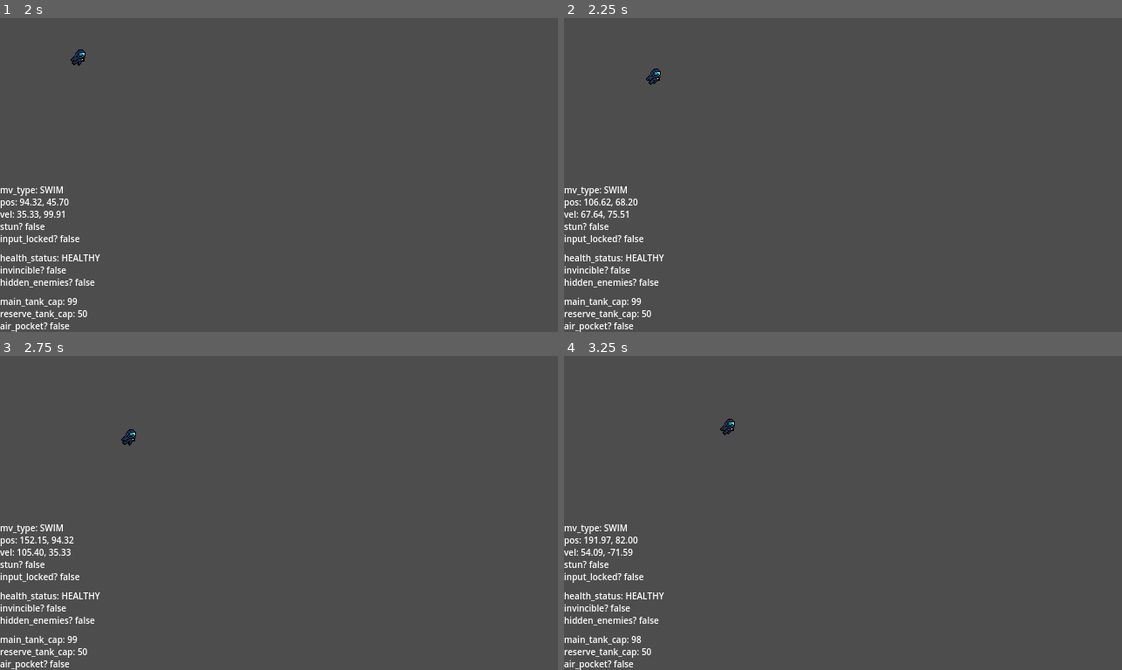
Above: before the commit, frames 1-4 (two rows, left to right).
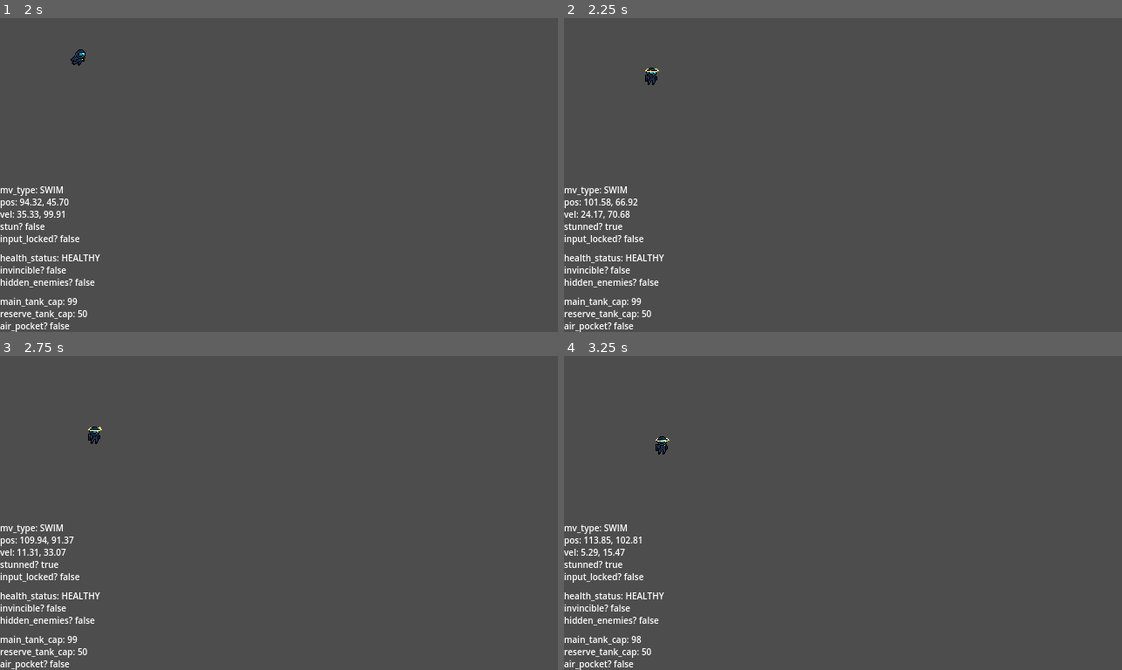
Above: after the commit, the same moments.

Repository: Absolute-Cinema-GameDev/callisto-game
Game: Godot game, scene res://scenes/entities/player/player.tscn
Two runs of this game, one before a commit and one after it. Both use one fixed random seed, a clock stepped at 60 frames per second and the inputs below. This scene is started directly instead of the project's main scene.
Inputs:
- Up to frame 1 (2 s): tap Enter at 0.5 s; hold D (move_right) 0.53-1.28 s; hold Space (interact) 0.53-1.28 s; hold S (move_down) from 1.28 s (still down); tap Space (interact) at 1.35 s
- Up to frame 2 (2.25 s): release S (move_down) at 2.03 s; hold D (move_right) from 2.03 s (still down); hold Space (interact) from 2.03 s (still down)
- Up to frame 3 (2.75 s): keep holding D (move_right); keep holding Space (interact)
- Up to frame 4 (3.25 s): release D (move_right) at 2.78 s; release Space (interact) at 2.78 s; hold W (move_up) from 2.78 s (still down); tap Space (interact) at 2.85 s

Frame 1 is identical in both runs. In frame 2, 0.4% of the frame differs, in the area x 2-18%, y 15-68%; in frame 3, 0.5%; in frame 4, 0.5%, in the area x 3-31%, y 20-68%.

Commit message:
feat: add stun animation

Diff:
--- a/scenes/entities/player/player.gd
+++ b/scenes/entities/player/player.gd
@@ -208,6 +208,8 @@
 
 ## Change currently playing animation based on player moving state
 func _change_animation(is_moving: bool) -> void:
+	if is_stunned:
+		return
 	if movement_type == MovementType.SWIM:
 		if is_moving:
 			animplayer.play("swim_move")
@@ -341,9 +343,9 @@
 
 func _on_is_stunned_changed(new_stun_value) -> void:
 	if new_stun_value:
-		animplayer.set_self_modulate(Color(1, 1, 0, 1))
-	else:
-		animplayer.set_self_modulate(Color(1, 1, 1, 1))
+		animplayer.play("stunned")
+	else:
+		animplayer.play("swim_idle")
 
 
 #-- SEAWEED BUSH
--- a/scenes/entities/player/player.tscn
+++ b/scenes/entities/player/player.tscn
@@ -12,6 +12,38 @@
 radius = 7.0
 height = 20.0
 
+[sub_resource type="AtlasTexture" id="AtlasTexture_6cvif"]
+atlas = ExtResource("2_pi7ps")
+region = Rect2(0, 64, 32, 32)
+
+[sub_resource type="AtlasTexture" id="AtlasTexture_pwsqy"]
+atlas = ExtResource("2_pi7ps")
+region = Rect2(32, 64, 32, 32)
+
+[sub_resource type="AtlasTexture" id="AtlasTexture_ppmlr"]
+atlas = ExtResource("2_pi7ps")
+region = Rect2(64, 64, 32, 32)
+
+[sub_resource type="AtlasTexture" id="AtlasTexture_6vpl8"]
+atlas = ExtResource("2_pi7ps")
+region = Rect2(96, 64, 32, 32)
+
+[sub_resource type="AtlasTexture" id="AtlasTexture_fof1j"]
+atlas = ExtResource("2_pi7ps")
+region = Rect2(128, 64, 32, 32)
+
+[sub_resource type="AtlasTexture" id="AtlasTexture_vj6i2"]
+atlas = ExtResource("2_pi7ps")
+region = Rect2(160, 64, 32, 32)
+
+[sub_resource type="AtlasTexture" id="AtlasTexture_sbuix"]
+atlas = ExtResource("2_pi7ps")
+region = Rect2(192, 64, 32, 32)
+
+[sub_resource type="AtlasTexture" id="AtlasTexture_mwxb7"]
+atlas = ExtResource("2_pi7ps")
+region = Rect2(224, 64, 32, 32)
+
 [sub_resource type="AtlasTexture" id="AtlasTexture_4c8wy"]
 atlas = ExtResource("2_pi7ps")
 region = Rect2(0, 0, 32, 32)
@@ -60,42 +92,71 @@
 atlas = ExtResource("2_pi7ps")
 region = Rect2(96, 32, 32, 32)
 
-[sub_resource type="AtlasTexture" id="AtlasTexture_qw7l3"]
+[sub_resource type="AtlasTexture" id="AtlasTexture_0mm7e"]
+atlas = ExtResource("2_pi7ps")
+region = Rect2(0, 128, 32, 32)
+
+[sub_resource type="AtlasTexture" id="AtlasTexture_syb1w"]
+atlas = ExtResource("2_pi7ps")
+region = Rect2(32, 128, 32, 32)
+
+[sub_resource type="AtlasTexture" id="AtlasTexture_u7gak"]
 atlas = ExtResource("2_pi7ps")
 region = Rect2(0, 96, 32, 32)
 
-[sub_resource type="AtlasTexture" id="AtlasTexture_dxc1r"]
+[sub_resource type="AtlasTexture" id="AtlasTexture_3im0e"]
 atlas = ExtResource("2_pi7ps")
 region = Rect2(32, 96, 32, 32)
 
-[sub_resource type="AtlasTexture" id="AtlasTexture_gjvpl"]
-atlas = ExtResource("2_pi7ps")
-region = Rect2(0, 64, 32, 32)
-
-[sub_resource type="AtlasTexture" id="AtlasTexture_3dfwq"]
-atlas = ExtResource("2_pi7ps")
-region = Rect2(32, 64, 32, 32)
-
-[sub_resource type="AtlasTexture" id="AtlasTexture_0vgu1"]
-atlas = ExtResource("2_pi7ps")
-region = Rect2(64, 64, 32, 32)
-
-[sub_resource type="AtlasTexture" id="AtlasTexture_7fq1y"]
-atlas = ExtResource("2_pi7ps")
-region = Rect2(96, 64, 32, 32)
-
-[sub_resource type="AtlasTexture" id="AtlasTexture_hchwv"]
-atlas = ExtResource("2_pi7ps")
-region = Rect2(128, 64, 32, 32)
-
-[sub_resource type="AtlasTexture" id="AtlasTexture_kfy28"]
-atlas = ExtResource("2_pi7ps")
-region = Rect2(160, 64, 32, 32)
+[sub_resource type="AtlasTexture" id="AtlasTexture_eoduq"]
+atlas = ExtResource("2_pi7ps")
+region = Rect2(64, 96, 32, 32)
+
+[sub_resource type="AtlasTexture" id="AtlasTexture_hallr"]
+atlas = ExtResource("2_pi7ps")
+region = Rect2(96, 96, 32, 32)
+
+[sub_resource type="AtlasTexture" id="AtlasTexture_011gs"]
+atlas = ExtResource("2_pi7ps")
+region = Rect2(128, 96, 32, 32)
+
+[sub_resource type="AtlasTexture" id="AtlasTexture_v3tmr"]
+atlas = ExtResource("2_pi7ps")
+region = Rect2(160, 96, 32, 32)
 
 [sub_resource type="SpriteFrames" id="SpriteFrames_c4p3s"]
 animations = [{
 "frames": [{
 "duration": 1.0,
+"texture": SubResource("AtlasTexture_6cvif")
+}, {
+"duration": 1.0,
+"texture": SubResource("AtlasTexture_pwsqy")
+}, {
+"duration": 1.0,
+"texture": SubResource("AtlasTexture_ppmlr")
+}, {
+"duration": 1.0,
+"texture": SubResource("AtlasTexture_6vpl8")
+}, {
+"duration": 1.0,
+"texture": SubResource("AtlasTexture_fof1j")
+}, {
+"duration": 1.0,
+"texture": SubResource("AtlasTexture_vj6i2")
+}, {
+"duration": 1.0,
+"texture": SubResource("AtlasTexture_sbuix")
+}, {
+"duration": 1.0,
+"texture": SubResource("AtlasTexture_mwxb7")
+}],
+"loop": true,
+"name": &"stunned",
+"speed": 4.45
+}, {
+"frames": [{
+"duration": 1.0,
 "texture": SubResource("AtlasTexture_4c8wy")
 }, {
 "duration": 1.0,
@@ -142,10 +203,10 @@
 }, {
 "frames": [{
 "duration": 1.0,
-"texture": SubResource("AtlasTexture_qw7l3")
-}, {
-"duration": 1.0,
-"texture": SubResource("AtlasTexture_dxc1r")
+"texture": SubResource("AtlasTexture_0mm7e")
+}, {
+"duration": 1.0,
+"texture": SubResource("AtlasTexture_syb1w")
 }],
 "loop": true,
 "name": &"walk_idle",
@@ -153,22 +214,22 @@
 }, {
 "frames": [{
 "duration": 1.0,
-"texture": SubResource("AtlasTexture_gjvpl")
-}, {
-"duration": 1.0,
-"texture": SubResource("AtlasTexture_3dfwq")
-}, {
-"duration": 1.0,
-"texture": SubResource("AtlasTexture_0vgu1")
-}, {
-"duration": 1.0,
-"texture": SubResource("AtlasTexture_7fq1y")
-}, {
-"duration": 1.0,
-"texture": SubResource("AtlasTexture_hchwv")
-}, {
-"duration": 1.0,
-"texture": SubResource("AtlasTexture_kfy28")
+"texture": SubResource("AtlasTexture_u7gak")
+}, {
+"duration": 1.0,
+"texture": SubResource("AtlasTexture_3im0e")
+}, {
+"duration": 1.0,
+"texture": SubResource("AtlasTexture_eoduq")
+}, {
+"duration": 1.0,
+"texture": SubResource("AtlasTexture_hallr")
+}, {
+"duration": 1.0,
+"texture": SubResource("AtlasTexture_011gs")
+}, {
+"duration": 1.0,
+"texture": SubResource("AtlasTexture_v3tmr")
 }],
 "loop": true,
 "name": &"walk_move",
@@ -192,9 +253,8 @@
 
 [node name="Animate" type="AnimatedSprite2D" parent="."]
 sprite_frames = SubResource("SpriteFrames_c4p3s")
-animation = &"walk_move"
-frame = 2
-frame_progress = 0.139876
+animation = &"stunned"
+frame_progress = 0.813217
 
 [node name="InvincibleTimer" type="Timer" parent="."]
 one_shot = true
@@ -214,6 +274,7 @@
 [node name="TestTimer" type="Timer" parent="."]
 wait_time = 2.0
 one_shot = true
+autostart = true
 
 [node name="DebugHUD" type="CanvasLayer" parent="."]
 
Not shown: 1 places in scenes/entities/player/player.tscn that only renumber resources
